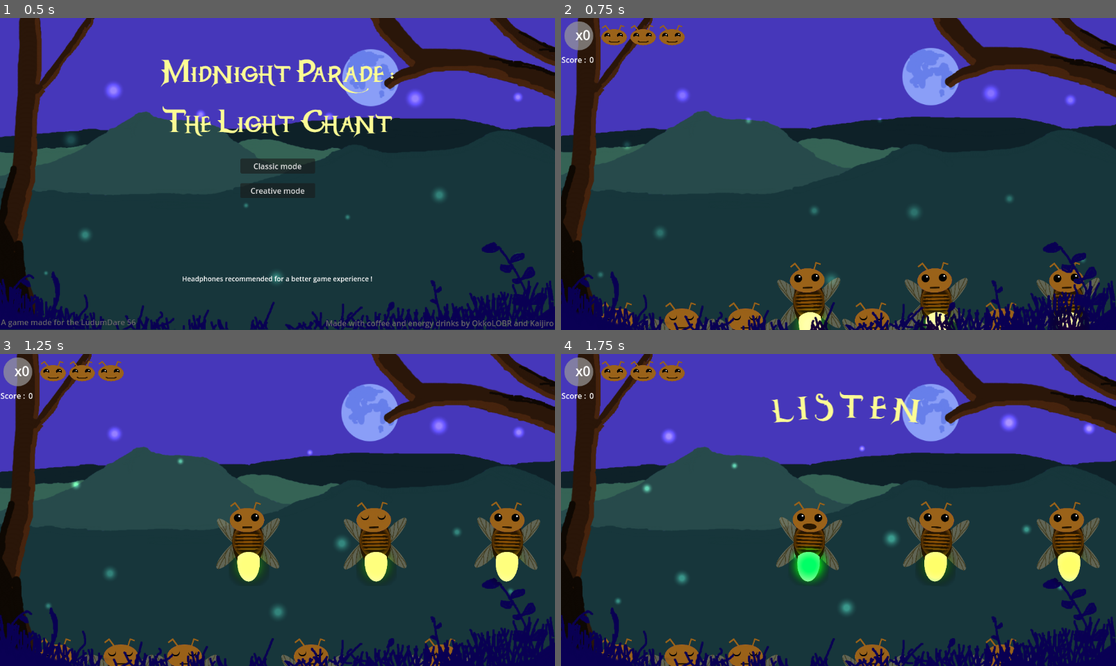
Above: before the commit, frames 1-4 (two rows, left to right).
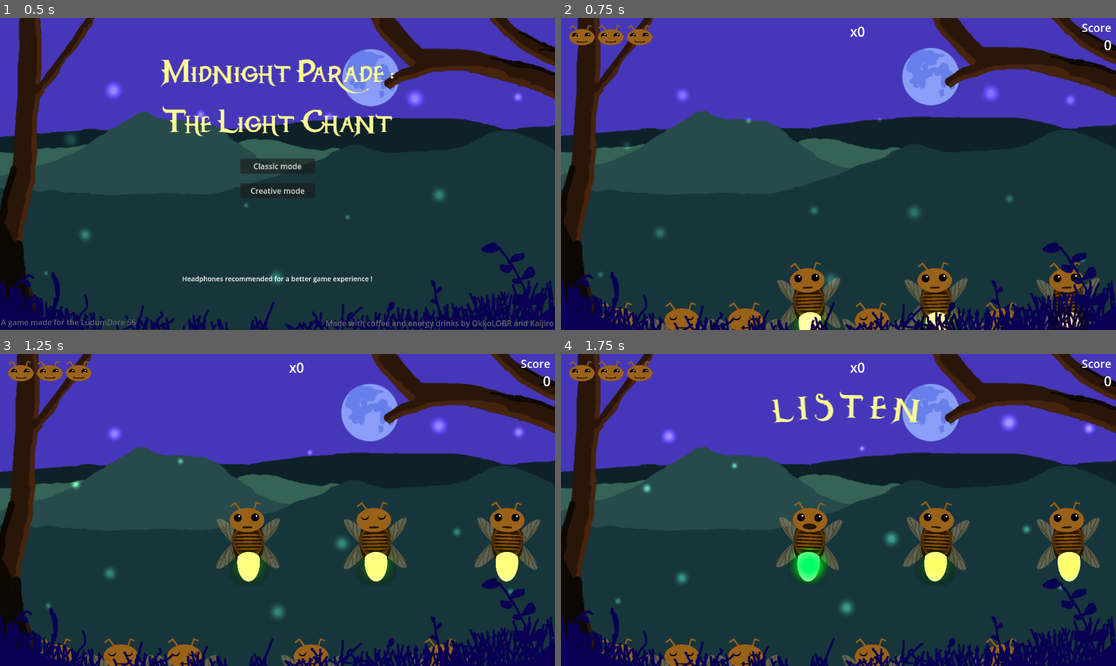
Above: after the commit, the same moments.

Repository: Kaijiro/ld56
Game: Godot game, scene res://scenes/menu.tscn
Same seed, same stepped clock (60 frames per second), same inputs: the game is played once before the commit and once after it. Sound files missing from this copy of the repository are replaced by a short silence.
Inputs (mouse positions are in pixels of both pictures, inside the frame that each line leads up to):
- Up to frame 1 (0.5 s): no input
- Up to frame 2 (0.75 s): click "Classic mode" at 0.5 s
- Up to frame 3 (1.25 s): no input
- Up to frame 4 (1.75 s): move the mouse to (810, 544) at 1.27 s; click (810, 544) at 1.35 s

Frame 1 is identical in both runs. In frame 2, 1.1% of the frame differs, in the area x 0-100%, y 1-15%; in frame 3, 1.1%; in frame 4, 1.1%.

Commit message:
Move score and combo elements

Diff:
--- a/scenes/ld_56.tscn
+++ b/scenes/ld_56.tscn
@@ -22,13 +22,6 @@
 [ext_resource type="Texture2D" uid="uid://jb5jxedra64s" path="res://assets/UI/perfect.png" id="18_dk3w0"]
 [ext_resource type="Texture2D" uid="uid://dy4x2jbo4l1aj" path="res://assets/UI/game_over.png" id="19_spnmx"]
 
-[sub_resource type="StyleBoxFlat" id="StyleBoxFlat_pkkr5"]
-bg_color = Color(0.6, 0.6, 0.6, 0.714)
-corner_radius_top_left = 30
-corner_radius_top_right = 30
-corner_radius_bottom_right = 30
-corner_radius_bottom_left = 30
-
 [node name="LD56" type="Node2D"]
 script = ExtResource("1_ea7qu")
 
@@ -145,44 +138,48 @@
 
 [node name="ScoreLabel" type="Label" parent="UI"]
 z_index = 5
-offset_left = 1.0
-offset_top = 75.0
-offset_right = 57.0
-offset_bottom = 98.0
-text = "Score : "
+offset_left = 1081.0
+offset_top = 4.0
+offset_right = 1146.0
+offset_bottom = 36.0
+theme_override_font_sizes/font_size = 23
+text = "Score"
 
 [node name="ScoreValue" type="Label" parent="UI/ScoreLabel"]
 layout_mode = 0
-offset_left = 58.0
-offset_right = 106.0
-offset_bottom = 23.0
+offset_left = 14.0
+offset_top = 33.0
+offset_right = 62.0
+offset_bottom = 56.0
+theme_override_font_sizes/font_size = 28
 text = "0"
+horizontal_alignment = 2
 
 [node name="Lifes" type="Node" parent="UI"]
 
 [node name="Life1" type="TextureRect" parent="UI/Lifes"]
 z_index = 5
-offset_left = 81.0
+offset_left = 14.0
 offset_top = 12.0
-offset_right = 139.0
+offset_right = 72.0
 offset_bottom = 59.0
 texture = ExtResource("12_s5mw6")
 expand_mode = 1
 
 [node name="Life2" type="TextureRect" parent="UI/Lifes"]
 z_index = 5
-offset_left = 141.0
+offset_left = 74.0
 offset_top = 12.0
-offset_right = 199.0
+offset_right = 132.0
 offset_bottom = 59.0
 texture = ExtResource("12_s5mw6")
 expand_mode = 1
 
 [node name="Life3" type="TextureRect" parent="UI/Lifes"]
 z_index = 5
-offset_left = 201.0
+offset_left = 134.0
 offset_top = 12.0
-offset_right = 259.0
+offset_right = 192.0
 offset_bottom = 59.0
 texture = ExtResource("12_s5mw6")
 expand_mode = 1
@@ -205,19 +202,10 @@
 position = Vector2(609, 131.5)
 texture = ExtResource("18_dk3w0")
 
-[node name="Panel" type="Panel" parent="UI"]
-z_index = 5
-offset_left = 7.0
-offset_top = 7.0
-offset_right = 67.0
-offset_bottom = 67.0
-theme_override_styles/panel = SubResource("StyleBoxFlat_pkkr5")
-
-[node name="Label" type="Label" parent="UI/Panel"]
-layout_mode = 0
-offset_left = 7.0
+[node name="ComboLabel" type="Label" parent="UI"]
+offset_left = 584.0
 offset_top = 9.0
-offset_right = 54.0
+offset_right = 631.0
 offset_bottom = 48.0
 theme_override_font_sizes/font_size = 28
 text = "x0"
--- a/scripts/ui_manager.gd
+++ b/scripts/ui_manager.gd
@@ -3,7 +3,7 @@
 @onready var score_value: Label = $ScoreLabel/ScoreValue
 @onready var lifes_label: Node = $Lifes
 @onready var end_screen: ColorRect = $EndScreen
-@onready var combo_label: Label = $Panel/Label
+@onready var combo_label: Label = $ComboLabel
 
 @export var unhappy_face: Texture
 @export var happy_face: Texture
Not shown: 1 places in scenes/ld_56.tscn that only renumber resources
